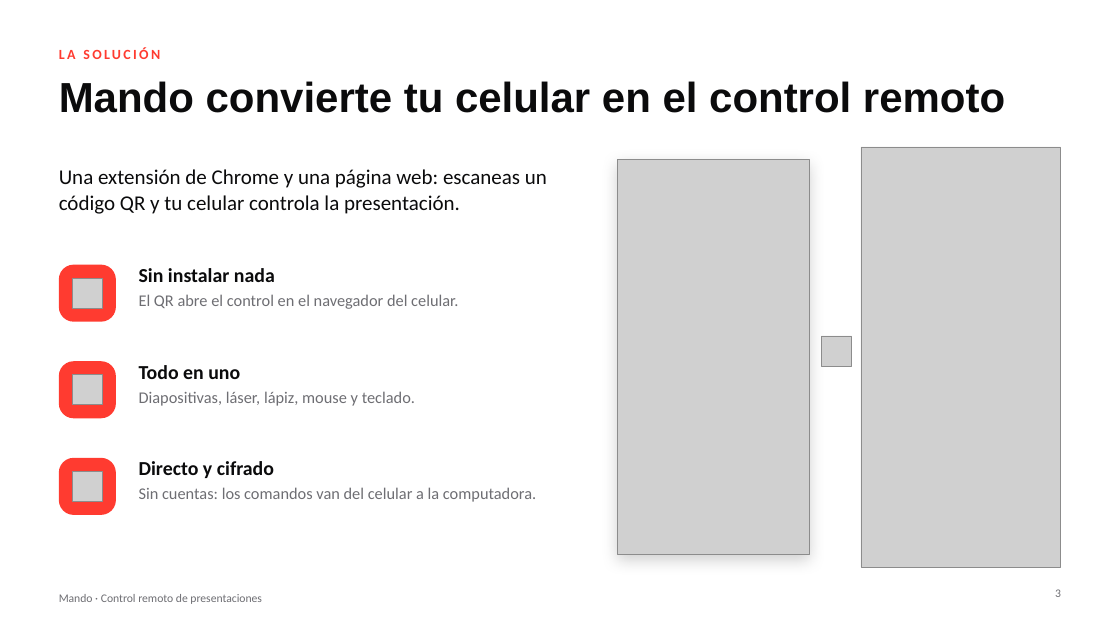
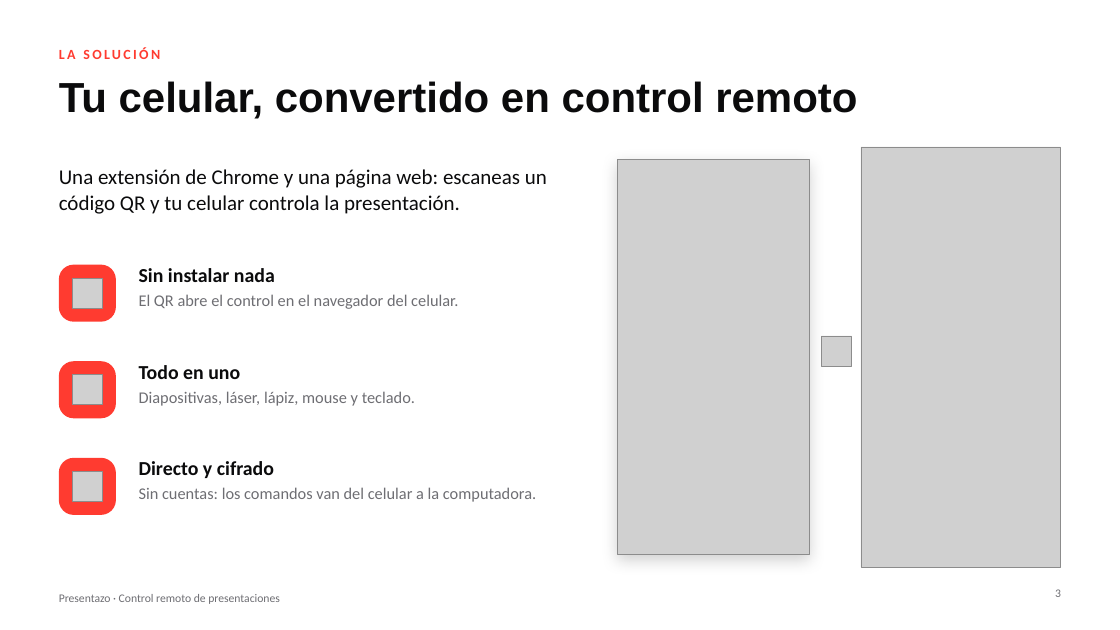
Before and after one commit to mjmc4498/mando, a slide deck: slide 3 of presentacion/mando.pptx. Drawn at 1120x630 pixels with LibreOffice and Linux fonts; fonts in the diff are those of the drawing; grey boxes stand for pictures. Boxes give left, top, right and bottom in pixels: in the first picture for what was removed or moved away, otherwise in the second. Text is boxed around its words. In the diff, an @@ line names an element or a change of style, - is before the commit and + after.

```diff
--- a/presentacion/mando.pptx
+++ b/presentacion/mando.pptx
@@ title at bbox=[59, 81, 857, 119]: text changed @@
-Mando convierte tu celular en el control remoto
+Tu celular, convertido en control remoto
@@ text at bbox=[59, 594, 280, 604]: text changed @@
-Mando · Control remoto de presentaciones
+Presentazo · Control remoto de presentaciones
```
Also in this commit, not shown: 13 other slides changed, 1 other file.
